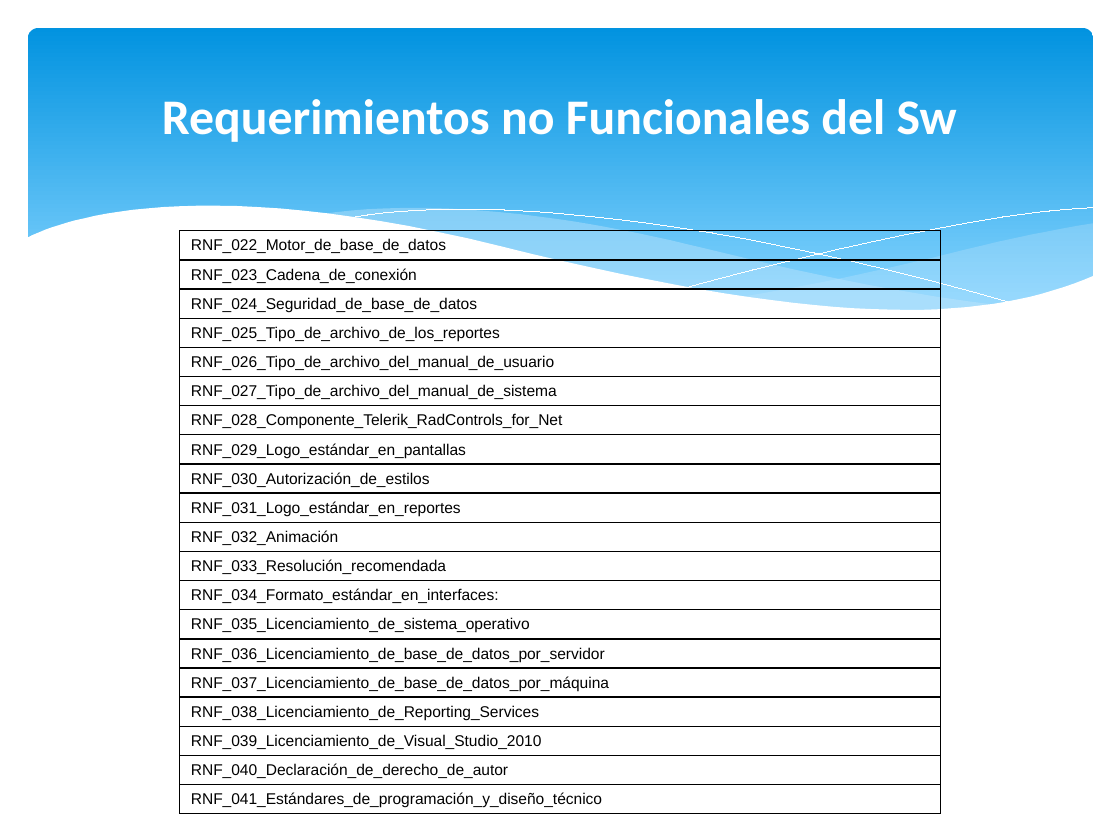
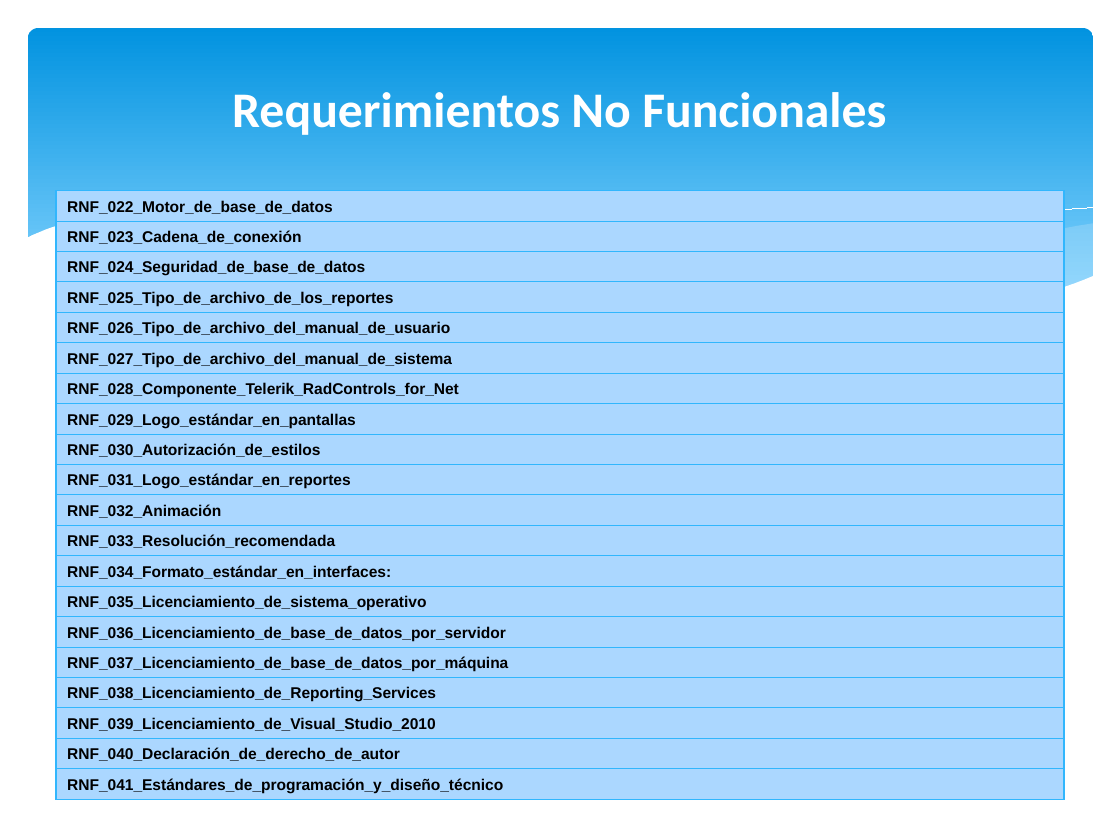
Before and after one commit to orlysemperfi/tp2-contratos-clientes, a slide deck: slide 7 of ITERACION 3/SUB ITERACION 4/PPT SUB-ITERACION 4 v1.1.pptx (slide 5 before the commit). Drawn at 1120x840 pixels with LibreOffice and Linux fonts; fonts in the diff are those of the drawing. Boxes give left, top, right and bottom in pixels: in the first picture for what was removed or moved away, otherwise in the second. Text is boxed around its words. In the diff, an @@ line names an element or a change of style, - is before the commit and + after.

```diff
--- a/ITERACION 3/SUB ITERACION 4/PPT SUB-ITERACION 4 v1.1.pptx
+++ b/ITERACION 3/SUB ITERACION 4/PPT SUB-ITERACION 4 v1.1.pptx
@@ text at (232,92,886,135): text changed @@
-Requerimientos no Funcionales del Sw
+Requerimientos No Funcionales
@@ table at (56,190,1064,799) @@
@@ bold on @@
@@ borders changed @@
@@ table: place and size @@
-table at (179,231,940,828)
+table at (56,190,1064,799)
```
Also in this commit, not shown: 16 other slides changed, 4 slides added, 1 other file.
